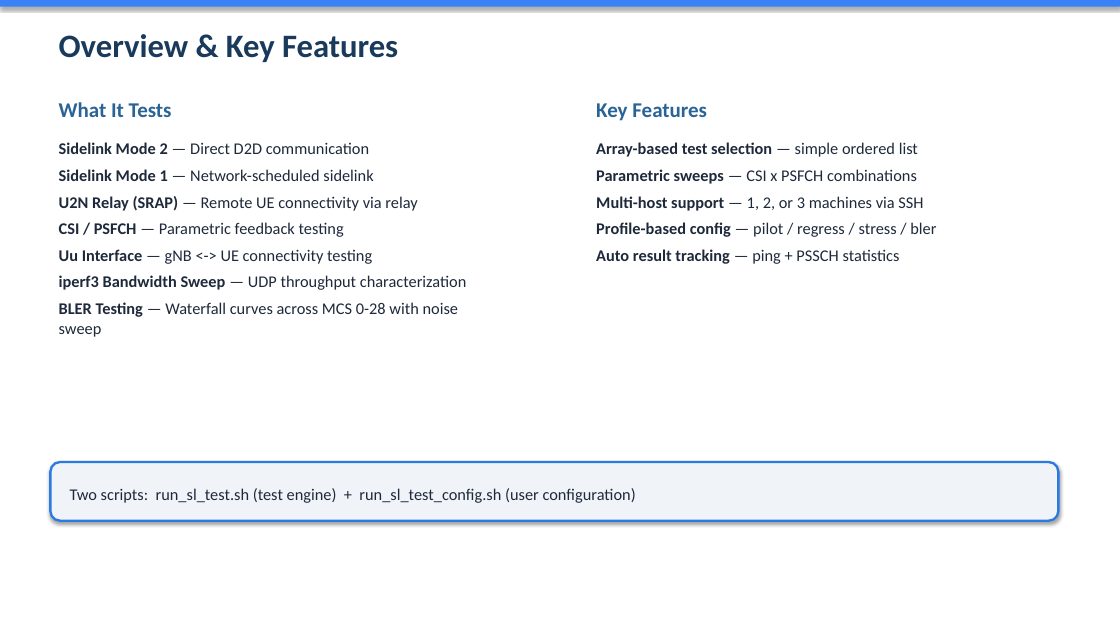
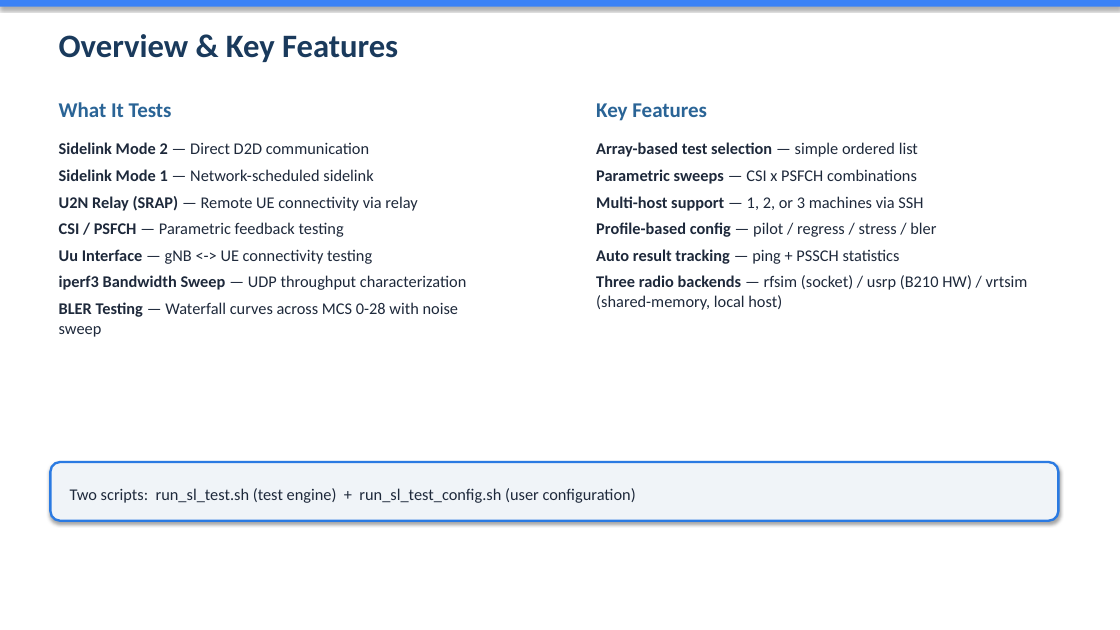
Before and after one commit to davidkimmy/openairinterface5g, a slide deck: slide 2 of doc/episys/test_script/overview_sl_test.pptx. Drawn at 1120x630 pixels with LibreOffice and Linux fonts; fonts in the diff are those of the drawing. Boxes give left, top, right and bottom in pixels: in the first picture for what was removed or moved away, otherwise in the second. Text is boxed around its words. In the diff, an @@ line names an element or a change of style, - is before the commit and + after.

Commit message:
Supporting vrtsim: vendor shared-memory radio framework

```diff
--- a/doc/episys/test_script/overview_sl_test.pptx
+++ b/doc/episys/test_script/overview_sl_test.pptx
@@ text at [596,275,1028,310]: paragraph added @@
+Three radio backends — rfsim (socket) / usrp (B210 HW) / vrtsim (shared-memory, local host)
```
Also in this commit, not shown: 4 other slides changed, 41 other files.
